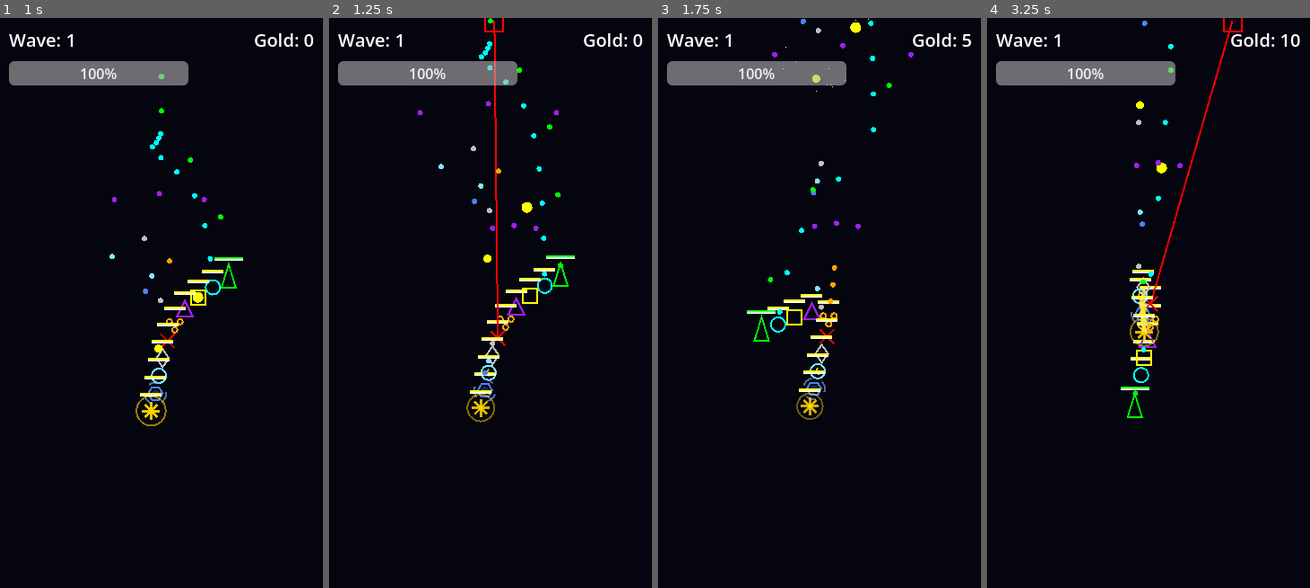
Above: before the commit, frames 1-4 (left to right).
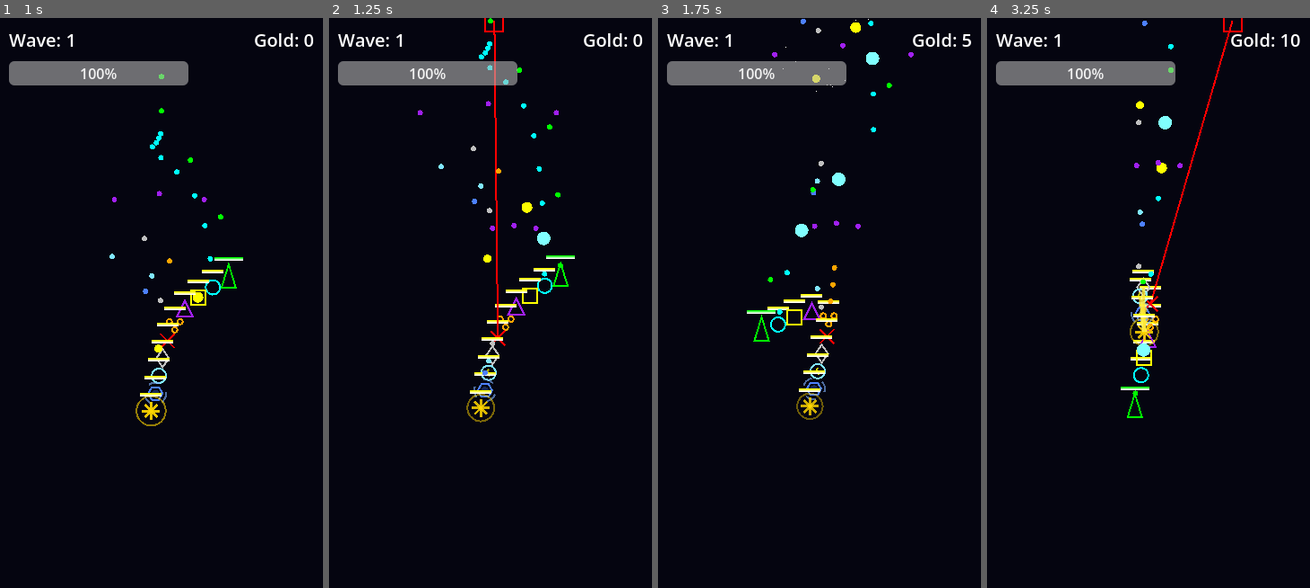
Above: after the commit, the same moments.

Repository: PPG11/NeonFormation
Game: Godot game, scene res://scenes/Main.tscn
The game is run twice, just before and just after one commit, with the same random seed, the same clock (stepped at 60 frames per second) and the same inputs.
Inputs (mouse positions are in pixels of both pictures, inside the frame that each line leads up to):
- Up to frame 1 (1 s): move the mouse to (232, 274) at 0.52 s
- Up to frame 2 (1.25 s): no input
- Up to frame 3 (1.75 s): move the mouse to (754, 337) at 1.27 s
- Up to frame 4 (3.25 s): move the mouse to (1180, 177) at 2.02 s; move the mouse to (1132, 422) at 2.77 s

Frame 1 is identical in both runs. In frame 2, less than 0.1% of the frame differs, in the area x 64-69%, y 37-40%; in frame 3, 0.2%, in the area x 42-69%, y 5-39%; in frame 4, 0.2%.

Commit message:
Implement Alpha Version Upgrade: Difficulty, Economy, Merge, Boss, Visuals
- Difficulty: Update GameBalance.gd with exponential scaling (1.25 exponent).
- Class Balance: Add Striker critical hit mechanic (20% chance, 2x damage).
- Economy: Fix Main.gd to enforce gold check. Update ShopUI.gd with visual feedback (red flash).
- Merge Mechanics: Refactor Player.gd to merge 3 units into 1 at the correct index.
- Boss System: Update Main.gd to spawn Boss every 5 waves with dedicated TextureProgressBar. Update Boss.gd to emit hp_changed signal.
- Visuals: Update Enemy.gd to show HP bar only on damage.

Co-authored-by: PPG11 <38418801+PPG11@users.noreply.github.com>

Diff:
--- a/scripts/GameBalance.gd
+++ b/scripts/GameBalance.gd
@@ -11,6 +11,8 @@
 @export var unit_price: int = 100
 @export var striker_damage: int = 8
 @export var striker_interval: float = 0.1
+@export var striker_crit_chance: float = 0.2
+@export var striker_crit_mult: float = 2.0
 @export var heavy_damage: int = 25
 @export var heavy_interval: float = 1.0
 @export var heavy_scale: float = 2.0
@@ -74,8 +76,8 @@
 # ==================== Enemy ====================
 @export_group("Enemy")
 @export var enemy_base_hp: int = 60
-@export var enemy_hp_per_wave: int = 15
-@export var enemy_hp_exponent: float = 1.15
+@export var enemy_hp_per_wave: int = 25
+@export var enemy_hp_exponent: float = 1.25
 @export var enemy_base_speed: float = 100.0
 @export var enemy_speed_per_wave: float = 5.0
 @export var enemy_speed_exponent: float = 1.02
--- a/scripts/Main.gd
+++ b/scripts/Main.gd
@@ -18,7 +18,7 @@
 var _spawn_timer: Timer
 var _player: Node2D
 var _shop_ui: CanvasLayer
-var _boss_hp_bar: ProgressBar
+var _boss_hp_bar: TextureProgressBar
 @onready var _camera: Camera2D = $Camera2D
 @onready var _wave_label: Label = $CanvasLayer/WaveLabel
 @onready var _gold_label: Label = $CanvasLayer/GoldLabel
@@ -49,11 +49,31 @@
             if _shop_ui.has_signal("shop_closed"):
                 _shop_ui.connect("shop_closed", _on_shop_closed)
 
-    _boss_hp_bar = ProgressBar.new()
+    _boss_hp_bar = TextureProgressBar.new()
     _boss_hp_bar.visible = false
-    _boss_hp_bar.size = Vector2(240, 20)
-    _boss_hp_bar.position = Vector2(60, 80)
-    _boss_hp_bar.modulate = Color.RED
+
+    var tex_under = GradientTexture2D.new()
+    tex_under.width = 300
+    tex_under.height = 20
+    tex_under.fill_from = Vector2(0, 0)
+    tex_under.fill_to = Vector2(0, 1)
+    var grad_under = Gradient.new()
+    grad_under.add_point(0.0, Color(0.1, 0.1, 0.1))
+    tex_under.gradient = grad_under
+
+    var tex_prog = GradientTexture2D.new()
+    tex_prog.width = 300
+    tex_prog.height = 20
+    tex_prog.fill_from = Vector2(0, 0)
+    tex_prog.fill_to = Vector2(0, 1)
+    var grad_prog = Gradient.new()
+    grad_prog.add_point(0.0, Color.DARK_RED)
+    grad_prog.add_point(1.0, Color.RED)
+    tex_prog.gradient = grad_prog
+
+    _boss_hp_bar.texture_under = tex_under
+    _boss_hp_bar.texture_progress = tex_prog
+    _boss_hp_bar.position = Vector2(30, 50)
     $CanvasLayer.add_child(_boss_hp_bar)
 
     _spawn_timer = Timer.new()
@@ -78,13 +98,6 @@
             _camera.offset = Vector2.ZERO
     _update_hp_bar()
 
-    if _boss_hp_bar.visible:
-        var bosses = get_tree().get_nodes_in_group("enemy")
-        if bosses.size() > 0:
-            var b = bosses[0]
-            if "current_hp" in b:
-                _boss_hp_bar.value = b.current_hp
-
 func _on_spawn_timeout() -> void:
     if enemies_to_spawn <= 0:
         _spawn_timer.stop()
@@ -135,6 +148,8 @@
     boss.global_position = Vector2(180, -50)
     get_tree().current_scene.add_child(boss)
     boss.boss_died.connect(_on_boss_killed)
+    if boss.has_signal("hp_changed"):
+        boss.connect("hp_changed", _on_boss_hp_changed)
 
     _boss_hp_bar.max_value = hp
     _boss_hp_bar.value = hp
@@ -146,6 +161,10 @@
 func _on_boss_killed(pos: Vector2) -> void:
     _boss_hp_bar.visible = false
     _on_enemy_killed(500, pos)
+
+func _on_boss_hp_changed(new_hp: int) -> void:
+    if _boss_hp_bar != null:
+        _boss_hp_bar.value = new_hp
 
 func _on_enemy_killed(reward_gold: int, pos: Vector2) -> void:
     gold += reward_gold
@@ -163,7 +182,8 @@
     start_wave()
 
 func _on_item_purchased(unit_type: int, cost: int) -> void:
-    # 商店已经扣除了金币，这里只需要同步并添加单位
+    if gold < cost:
+        return
     gold -= cost
     _update_ui()
     if _player != null and _player.has_method("add_body"):
--- a/scripts/entities/Boss.gd
+++ b/scripts/entities/Boss.gd
@@ -1,6 +1,7 @@
 extends Area2D
 
 signal boss_died(pos: Vector2)
+signal hp_changed(new_hp: int)
 
 enum State { ENTERING, HOVER_STRAFE, ATTACK_SPREAD, ATTACK_RAPID, DASH, ATTACK_CIRCLE, ATTACK_LASER, SUMMON_MINIONS }
 enum Phase { PHASE_1, PHASE_2, PHASE_3 }
@@ -44,7 +45,6 @@
     add_child(_shoot_timer)
     _shoot_timer.timeout.connect(_on_shoot_timer_timeout)
 
-    _setup_hp_bar()
     _setup_particles()
     _change_state(State.ENTERING)
 
@@ -56,35 +56,6 @@
         shape.shape = rect
         shape.name = "CollisionShape2D"
         add_child(shape)
-
-func _setup_hp_bar() -> void:
-    _hp_bar = TextureProgressBar.new()
-
-    var tex_under = GradientTexture2D.new()
-    tex_under.width = 100
-    tex_under.height = 8
-    tex_under.fill_from = Vector2(0, 0)
-    tex_under.fill_to = Vector2(0, 1)
-    var grad_under = Gradient.new()
-    grad_under.add_point(0.0, Color(0.2, 0.2, 0.2))
-    tex_under.gradient = grad_under
-
-    var tex_prog = GradientTexture2D.new()
-    tex_prog.width = 100
-    tex_prog.height = 8
-    tex_prog.fill_from = Vector2(0, 0)
-    tex_prog.fill_to = Vector2(0, 1)
-    var grad_prog = Gradient.new()
-    grad_prog.add_point(0.0, Color.DARK_RED)
-    grad_prog.add_point(1.0, Color.RED)
-    tex_prog.gradient = grad_prog
-
-    _hp_bar.texture_under = tex_under
-    _hp_bar.texture_progress = tex_prog
-    _hp_bar.position = Vector2(-50, -60)
-    _hp_bar.max_value = max_hp
-    _hp_bar.value = current_hp
-    add_child(_hp_bar)
 
 func _setup_particles() -> void:
     # 光环粒子效果
@@ -372,8 +343,7 @@
 
 func take_damage(amount: int) -> void:
     current_hp -= amount
-    if _hp_bar:
-        _hp_bar.value = current_hp
+    emit_signal("hp_changed", current_hp)
 
     modulate = Color.RED
     var tween := create_tween()
--- a/scripts/entities/Bullet.gd
+++ b/scripts/entities/Bullet.gd
@@ -4,6 +4,7 @@
 @export var color: Color = Color.WHITE
 @export var damage: int = 10
 @export var is_enemy_bullet: bool = false
+@export var is_critical: bool = false
 
 # Ricochet properties
 @export var can_ricochet: bool = false
@@ -28,7 +29,13 @@
     var draw_color := color
     if is_enemy_bullet:
         draw_color = Color.ORANGE
-    draw_circle(Vector2.ZERO, 3.0, draw_color)
+
+    var radius := 3.0
+    if is_critical:
+        radius = 5.0
+        draw_color = draw_color.lightened(0.5)
+
+    draw_circle(Vector2.ZERO, radius, draw_color)
 
 func _on_area_entered(area: Area2D) -> void:
     if is_enemy_bullet:
--- a/scripts/entities/Enemy.gd
+++ b/scripts/entities/Enemy.gd
@@ -74,6 +74,7 @@
     _hp_bar.position = Vector2(-12, -24)
     _hp_bar.max_value = max_hp
     _hp_bar.value = current_hp
+    _hp_bar.visible = false
     add_child(_hp_bar)
 
 func _process(delta: float) -> void:
@@ -137,6 +138,7 @@
     current_hp -= amount
     if _hp_bar:
         _hp_bar.value = current_hp
+        _hp_bar.visible = true
     modulate = Color.RED
     var tween := create_tween()
     tween.tween_property(self, "modulate", _base_modulate, 0.1)
--- a/scripts/entities/Player.gd
+++ b/scripts/entities/Player.gd
@@ -161,9 +161,9 @@
     get_tree().current_scene.add_child(bullet)
 
 func add_body(unit_type: int) -> void:
-    _add_body_internal(unit_type, 1)
-
-func _add_body_internal(unit_type: int, level: int) -> void:
+    _add_body_internal(unit_type, 1, -1)
+
+func _add_body_internal(unit_type: int, level: int, insert_at: int = -1) -> void:
     var matching_indices = []
     for i in range(body_parts.size()):
         var part = body_parts[i]
@@ -173,6 +173,10 @@
                 break
 
     if matching_indices.size() == 2:
+        var min_idx = min(matching_indices[0], matching_indices[1])
+        if insert_at != -1:
+            min_idx = min(min_idx, insert_at)
+
         matching_indices.sort()
         matching_indices.reverse()
         for idx in matching_indices:
@@ -181,7 +185,7 @@
             part.queue_free()
 
         _refresh_body_targets()
-        _add_body_internal(unit_type, level + 1)
+        _add_body_internal(unit_type, level + 1, min_idx)
         return
 
     if body_scene == null:
@@ -189,17 +193,35 @@
     var body := body_scene.instantiate() as Node2D
     if body == null:
         return
-    var target: Node2D = self if body_parts.is_empty() else body_parts.back()
+
+    var target_node: Node2D = self
+    if insert_at != -1:
+        if insert_at == 0:
+            target_node = self
+        elif insert_at > 0 and insert_at <= body_parts.size():
+            target_node = body_parts[insert_at - 1]
+    else:
+        if not body_parts.is_empty():
+            target_node = body_parts.back()
+
     body.set("unit_type", unit_type)
     body.set("level", level)
-    body.set("target", target)
+    body.set("target", target_node)
+
     get_tree().current_scene.add_child(body)
+
+    if insert_at != -1 and insert_at <= body_parts.size():
+        body_parts.insert(insert_at, body)
+    else:
+        body_parts.append(body)
+
     body.tree_exited.connect(_on_body_exited.bind(body))
     var offset := body.get("follow_offset") as Vector2
     if offset == null:
         offset = Vector2.ZERO
-    body.global_position = target.global_transform * offset
-    body_parts.append(body)
+    body.global_position = target_node.global_transform * offset
+
+    _refresh_body_targets()
     recalculate_synergies()
 
 func _on_body_exited(body: Node) -> void:
--- a/scripts/entities/SnakeBody.gd
+++ b/scripts/entities/SnakeBody.gd
@@ -309,8 +309,19 @@
     var bullet := BulletScene.instantiate() as Area2D
     if bullet == null:
         return
+
+    var final_damage = int(damage * _damage_mult)
+    var is_crit = false
+
+    if unit_type == ClassType.STRIKER:
+        if randf() < balance.striker_crit_chance:
+            is_crit = true
+            final_damage = int(final_damage * balance.striker_crit_mult)
+            scale_factor *= 1.5
+
     bullet.set("color", bullet_color)
-    bullet.set("damage", int(damage * _damage_mult))
+    bullet.set("damage", final_damage)
+    bullet.set("is_critical", is_crit)
     bullet.set("is_enemy_bullet", false)
     bullet.global_position = global_position
     bullet.rotation = deg_to_rad(angle_deg)
--- a/scripts/ui/ShopUI.gd
+++ b/scripts/ui/ShopUI.gd
@@ -80,6 +80,11 @@
     if _purchased[index]:
         return
     if _current_gold < balance.unit_price:
+        # Visual feedback for insufficient funds
+        var btn = _buttons[index]
+        var tween = create_tween()
+        tween.tween_property(btn, "modulate", Color.RED, 0.1)
+        tween.tween_property(btn, "modulate", Color.WHITE, 0.1)
         return
 
     # 购买商品
